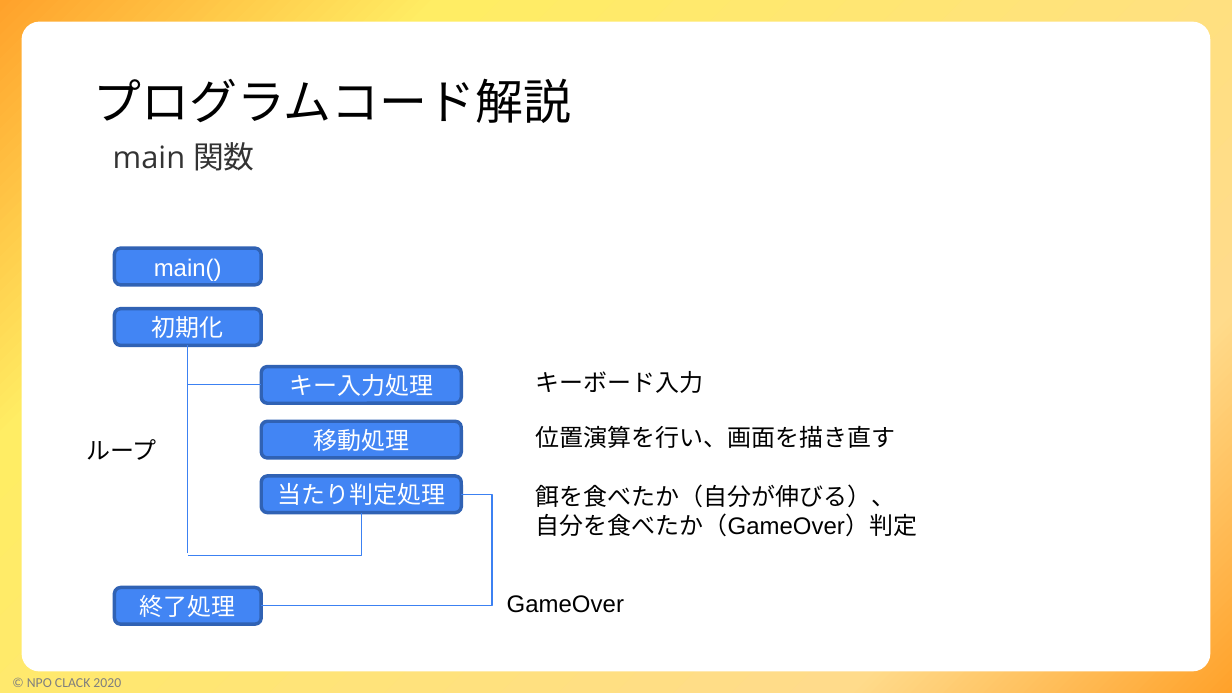
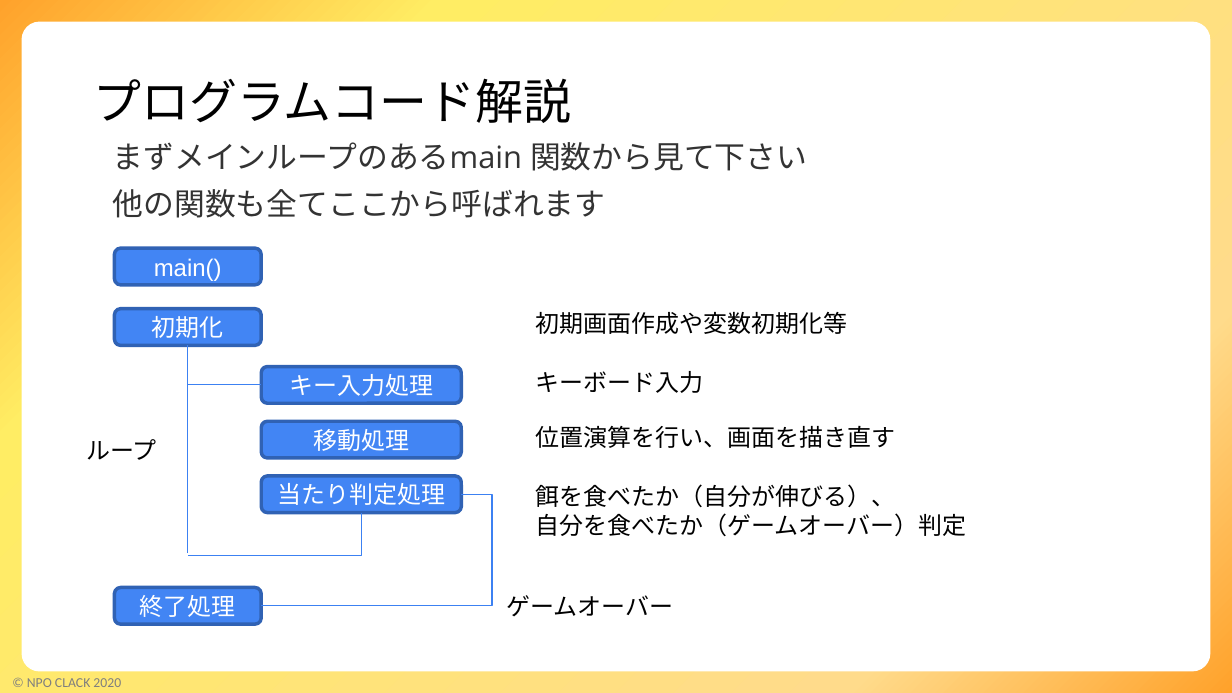
Before and after one commit to kinta2kunte/SnameGame, a slide deck: slide 5 of SnakeGame解説.pptx. Drawn at 1232x693 pixels with LibreOffice and Linux fonts; fonts in the diff are those of the drawing; background and template pictures are left out. Boxes give left, top, right and bottom in pixels: in the first picture for what was removed or moved away, otherwise in the second. Text is boxed around its words. In the diff, an @@ line names an element or a change of style, - is before the commit and + after.

Commit message:
作成中2

```diff
--- a/SnakeGame解説.pptx
+++ b/SnakeGame解説.pptx
@@ text at [113, 142, 807, 218]: text changed @@
-main 関数
+まずメインループのあるmain 関数から見て下さい
+他の関数も全てここから呼ばれます
@@ text added at [535, 312, 847, 334], 14 pt, text #000000 @@
+初期画面作成や変数初期化等
@@ text at [535, 513, 966, 536]: text changed @@
-自分を食べたか（GameOver）判定
+自分を食べたか（ゲームオーバー）判定
@@ text at [507, 595, 674, 616]: text changed @@
-GameOver
+ゲームオーバー
```
Also in this commit, not shown: 4 other slides changed, 1 slide added, 1 slide removed.
